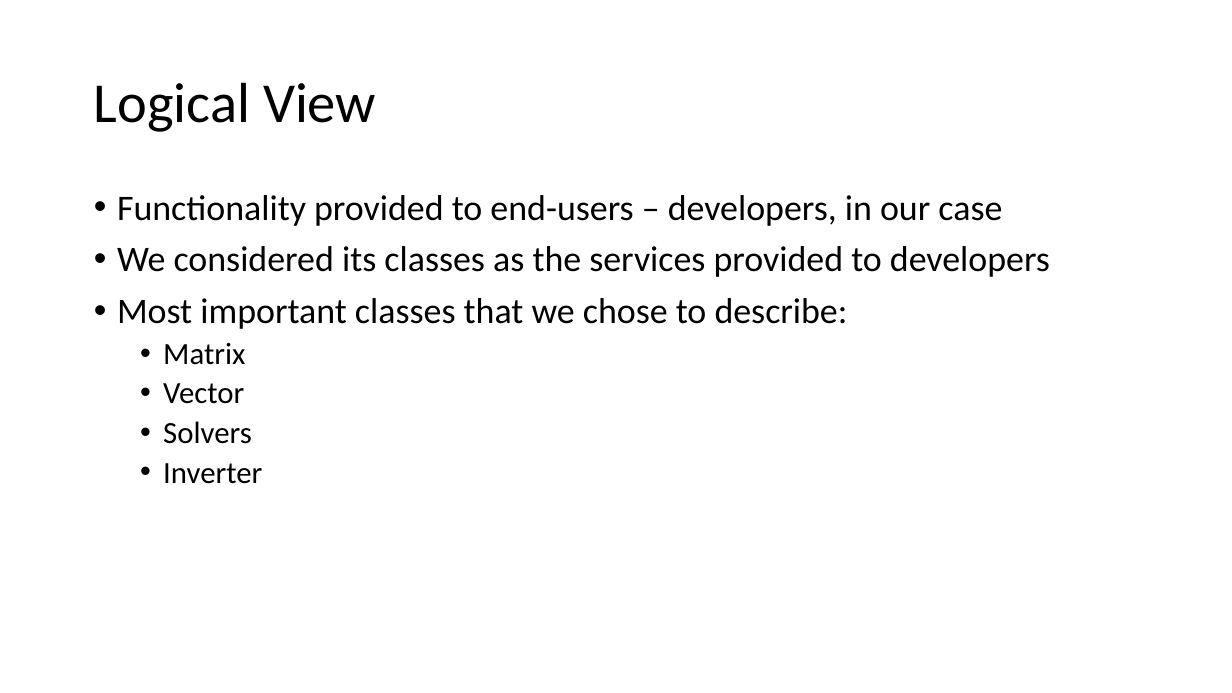
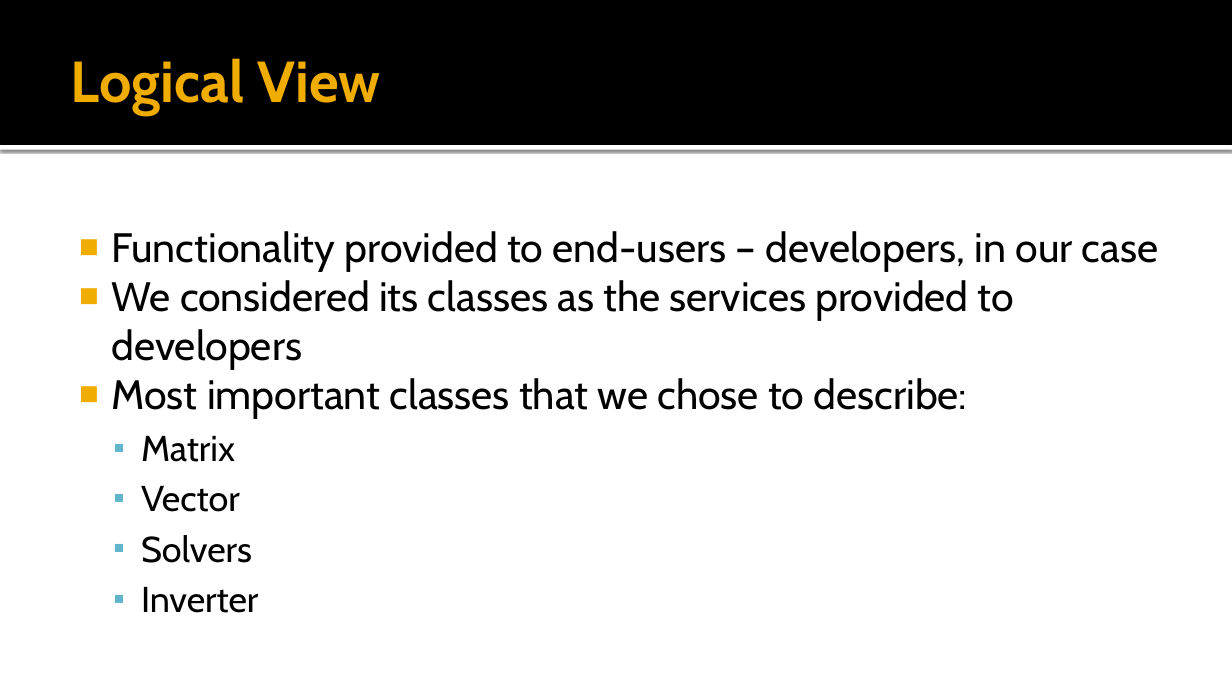
Before and after one commit to vkostyukov/la4j, a slide deck: slide 4 of ArchSW-docs/La4j.pptx. Drawn at 1232x693 pixels with LibreOffice and Linux fonts; fonts in the diff are those of the drawing; background and template pictures are left out. Boxes give left, top, right and bottom in pixels: in the first picture for what was removed or moved away, otherwise in the second. Text is boxed around its words. In the diff, an @@ line names an element or a change of style, - is before the commit and + after.

```diff
--- a/ArchSW-docs/La4j.pptx
+++ b/ArchSW-docs/La4j.pptx
@@ rectangle added at (x1=0, y1=0, x2=1232, y2=145), fill #000000 @@
@@ title "Logical View" moved from (x1=94, y1=82, x2=376, y2=132) to (x1=71, y1=58, x2=380, y2=114) @@
@@ title "Logical View" at (x1=71, y1=58, x2=380, y2=114): size 44 to 45 pt, font Calibri to Cabin, text colour #000000 to #F0AD00, bold on; line spacing 0.9 to 1 @@
@@ rectangle added at (x1=0, y1=145, x2=1232, y2=150), fill #FFFFFF @@
@@ text "Functionality provided to end-users – ..." moved from (x1=117, y1=195, x2=1050, y2=484) to (x1=111, y1=231, x2=1158, y2=613) @@
@@ text "Functionality provided to end-users – ..." at (x1=111, y1=231, x2=1158, y2=613): size 28 to 32 pt in "Functionality provided to end-users – developers, in ...", "We considered its classes as the services ...", "Most important classes that we chose to ..."; font Calibri to Cabin; size 24 to 28 pt in "Matrix", "Vector", "Solvers", "Inverter"; bullet • to ■; line spacing 0.9 to 1; less space between paragraphs; bullet • to ▪ @@
```
Also in this commit, not shown: 21 other slides changed.
